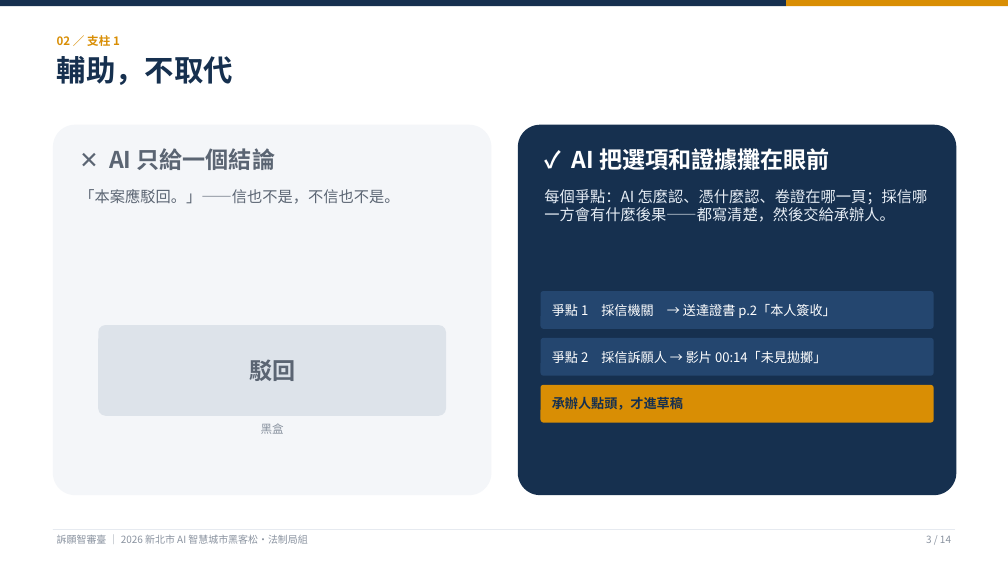
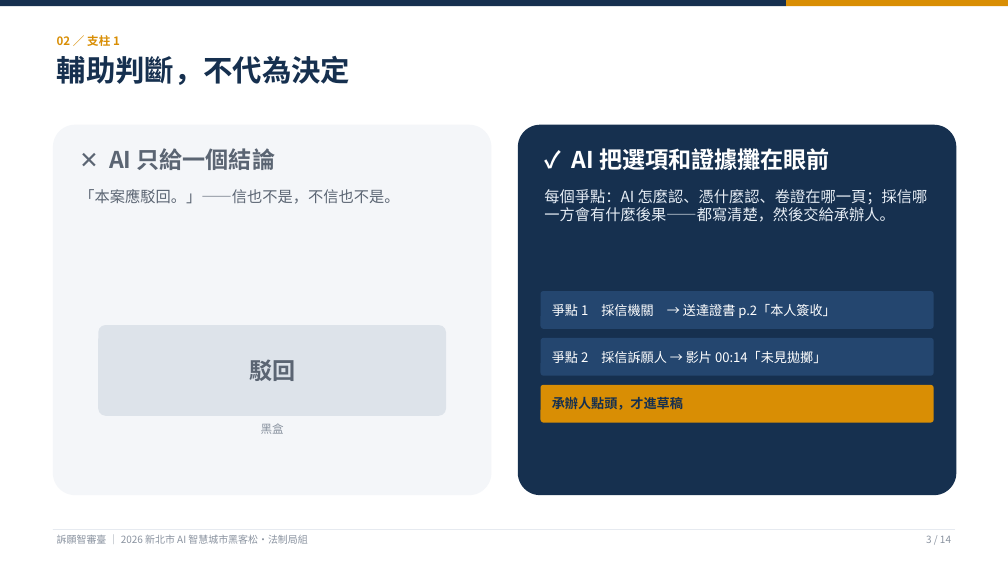
Before and after one commit to KevinMursh/hackathon_wisxxxx, a slide deck: slide 3 of docs/提案/提案簡報-訴願智審臺.pptx. Drawn at 1008x567 pixels with LibreOffice and Linux fonts; fonts in the diff are those of the drawing. Boxes give left, top, right and bottom in pixels: in the first picture for what was removed or moved away, otherwise in the second. Text is boxed around its words. In the diff, an @@ line names an element or a change of style, - is before the commit and + after.

```diff
--- a/docs/提案/提案簡報-訴願智審臺.pptx
+++ b/docs/提案/提案簡報-訴願智審臺.pptx
@@ text at bbox=[57, 56, 351, 85]: text changed @@
-輔助，不取代
+輔助判斷，不代為決定
```
Also in this commit, not shown: 2 other slides changed, 2 other files.
